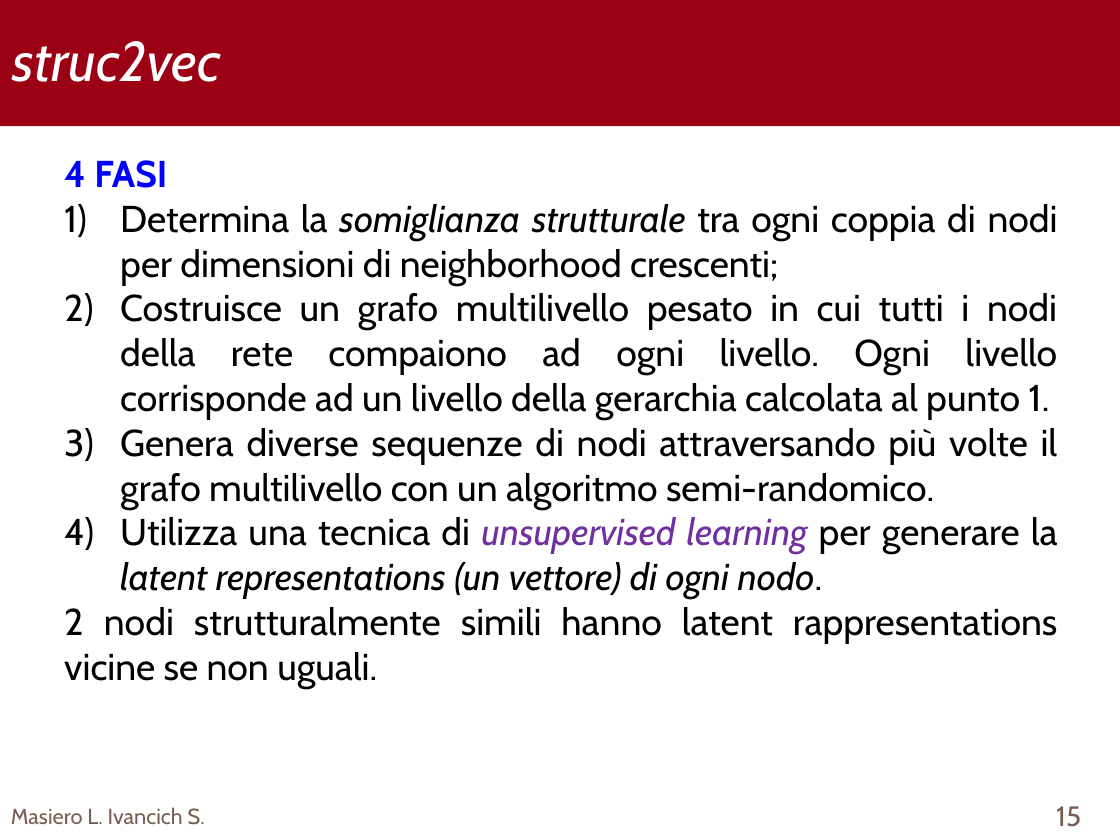
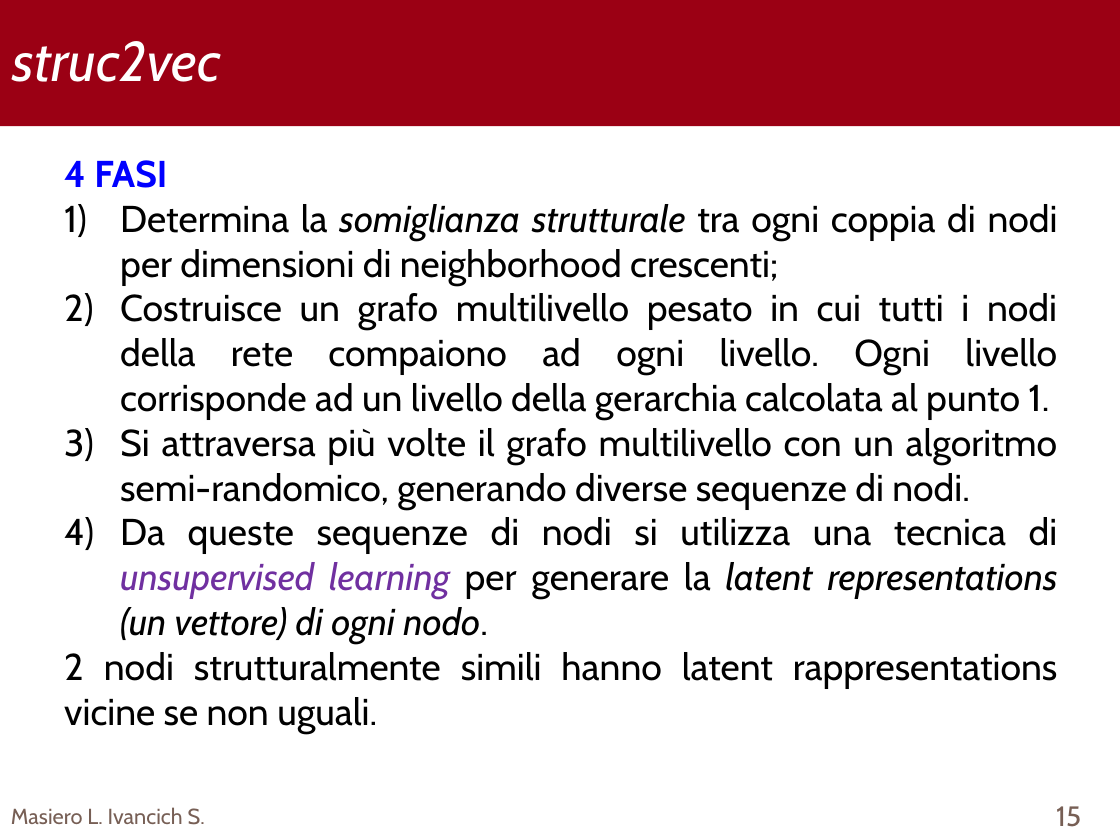
Before and after one commit to TyllanDrake/NetworkAlignment, a slide deck: slide 15 of Presentation/Presentation.pptx. Drawn at 1120x840 pixels with LibreOffice and Linux fonts; fonts in the diff are those of the drawing; background and template pictures are left out. Boxes give left, top, right and bottom in pixels: in the first picture for what was removed or moved away, otherwise in the second. Text is boxed around its words. In the diff, an @@ line names an element or a change of style, - is before the commit and + after.

```diff
--- a/Presentation/Presentation.pptx
+++ b/Presentation/Presentation.pptx
@@ text at [120,428,1058,644]: text changed @@
-3) Genera diverse sequenze di nodi attraversando più volte il grafo multilivello con un algoritmo semi-randomico.
-4) Utilizza una tecnica di unsupervised learning per generare la latent representations (un vettore) di ogni nodo.
+3) Si attraversa più volte il grafo multilivello con un algoritmo semi-randomico, generando diverse sequenze di nodi.
+4) Da queste sequenze di nodi si utilizza una tecnica di unsupervised learning per generare la latent representations (un vettore) di ogni nodo.
```
Also in this commit, not shown: 2 other slides changed, 3 other files.
